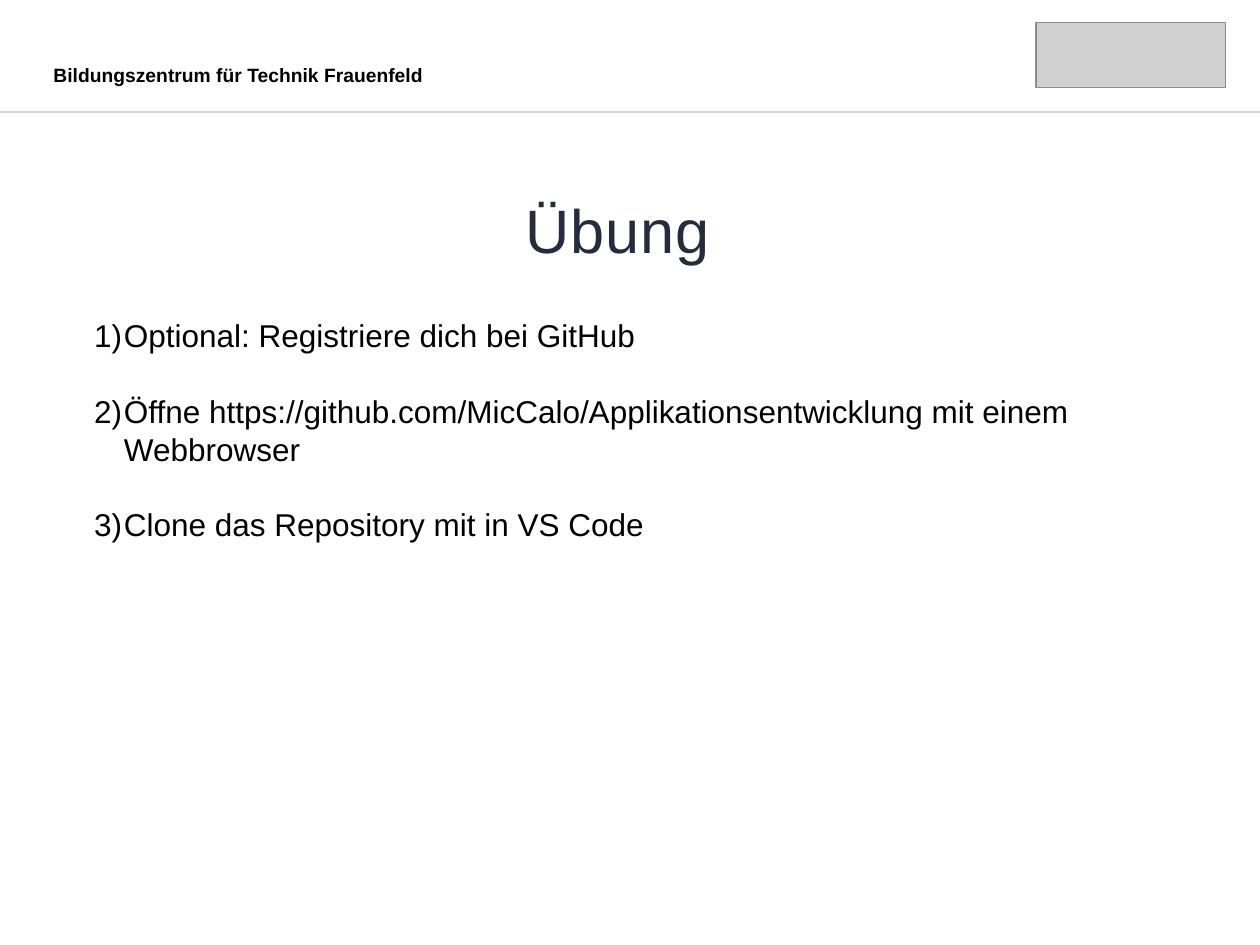
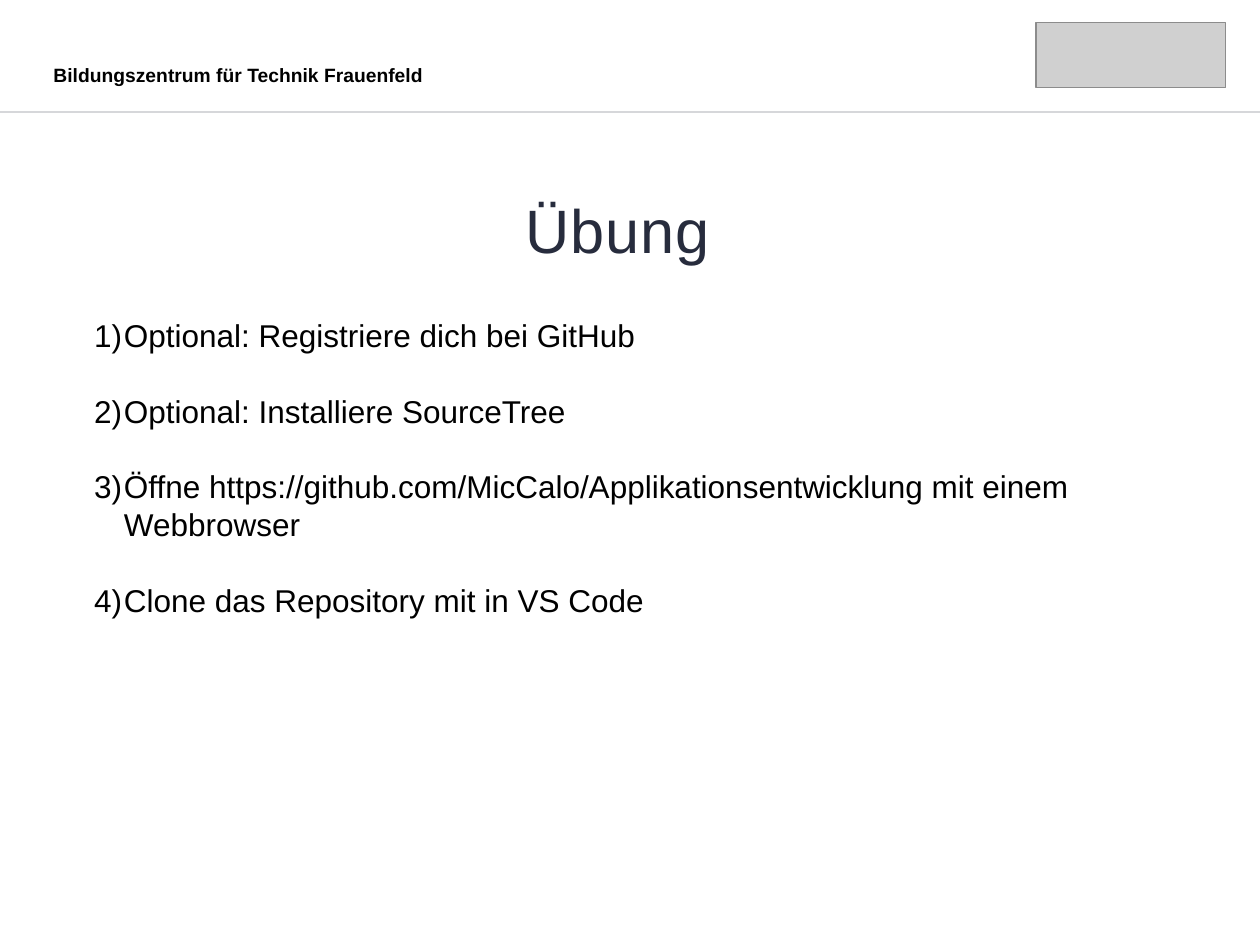
Before and after one commit to MicCalo/Applikationsentwicklung, a slide deck: slide 19 of Tag 3/Slides.odp. Drawn at 1260x945 pixels with LibreOffice and Linux fonts; fonts in the diff are those of the drawing; grey boxes stand for pictures. Boxes give left, top, right and bottom in pixels: in the first picture for what was removed or moved away, otherwise in the second. Text is boxed around its words. In the diff, an @@ line names an element or a change of style, - is before the commit and + after.

```diff
--- a/Tag 3/Slides.odp
+++ b/Tag 3/Slides.odp
@@ text at [94,400,565,429]: paragraph added @@
+2) Optional: Installiere SourceTree
```
Also in this commit, not shown: 9 other files.
